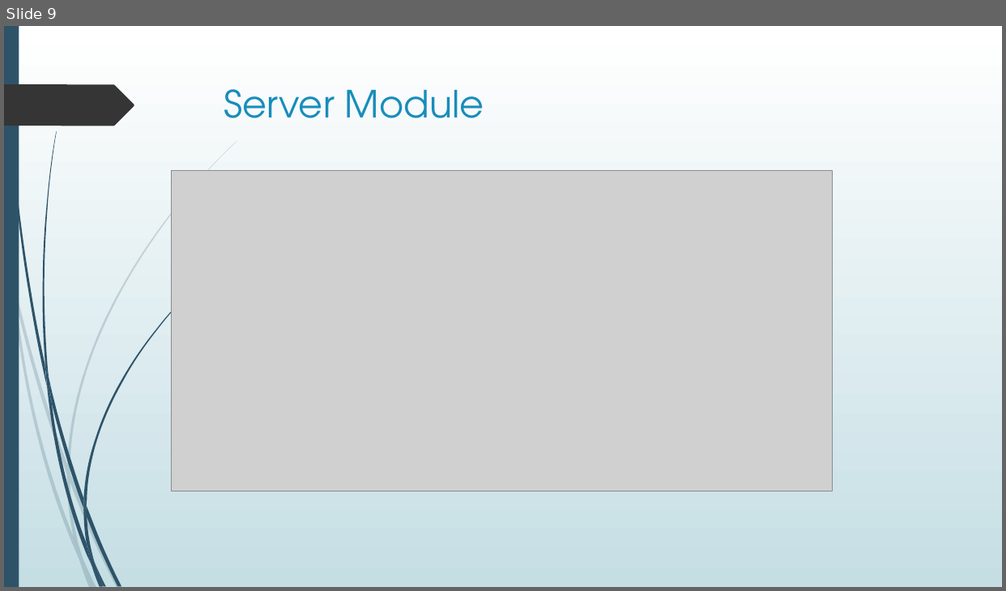
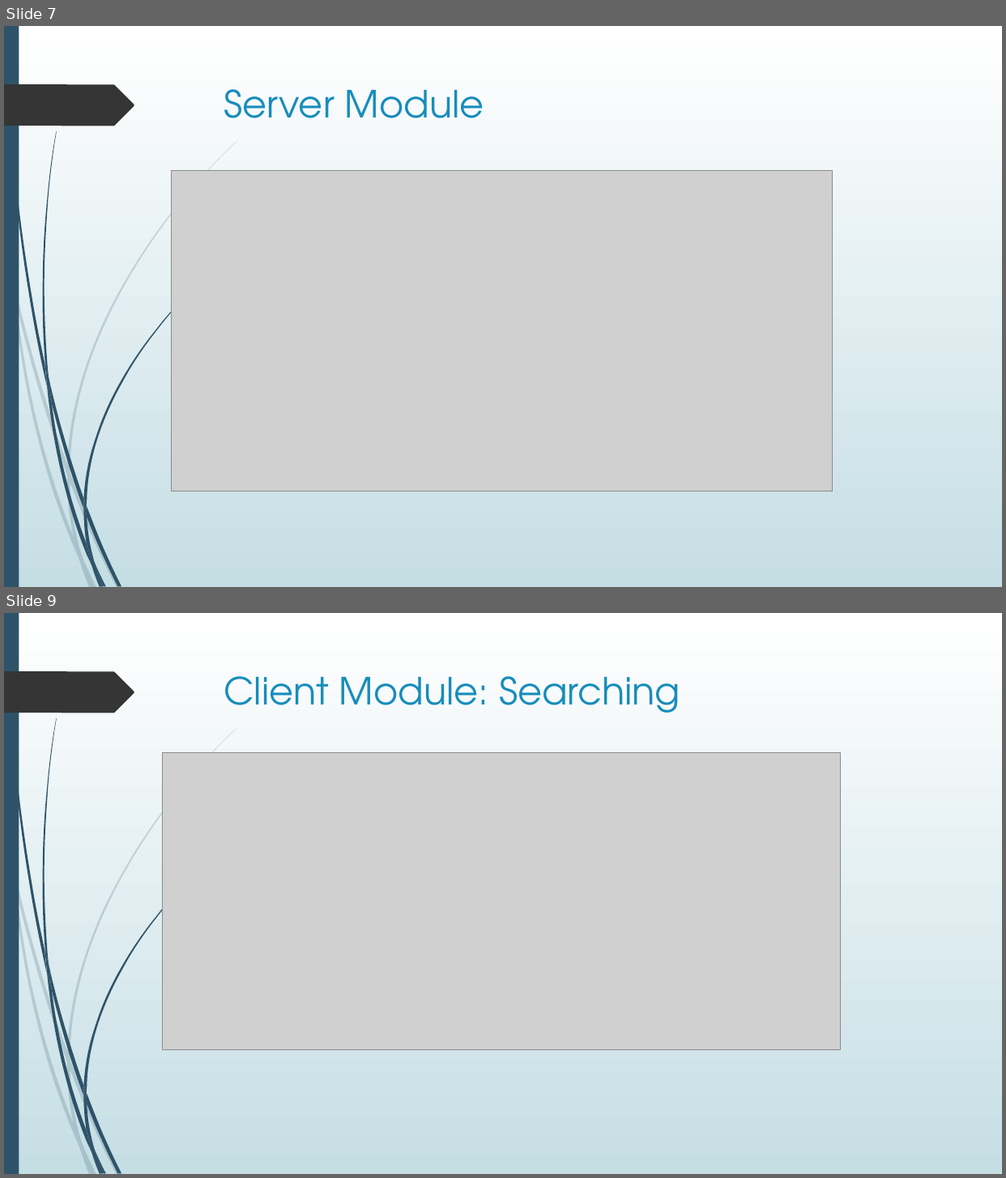
Before and after one commit to thienanmum/restaurantfinder, a slide deck: docs/RestaurantFinder.pptx. Shown one above the other, each under a label of ours: slide 9 before the commit, slides 7 and 9 after it; the slides between them are not shown. The pictures are 1006x591 and 1006x1178 pixels, drawn with LibreOffice and Linux fonts; fonts in the diff are those of the drawing; grey boxes stand for pictures. Boxes give left, top, right and bottom in pixels: in the first picture for what was removed or moved away, otherwise in the second. Text is boxed around its words. In the diff, an @@ line names an element or a change of style, - is before the commit and + after.

```diff
--- a/docs/RestaurantFinder.pptx
+++ b/docs/RestaurantFinder.pptx
@@ slide 9 added at (4,613,1002,1174), background gradient #FFFFFF to #C5DEE5; not listed: 24 template elements that a slide beside it also shows @@
@@ title added at (224,676,680,713), 36 pt, text #178DBB @@
+Client Module: Searching
@@ picture added at (163,752,840,1050) @@
@@ what was slide 9 is now slide 7 @@
```
Also in this commit, not shown: 1 slide changed.
